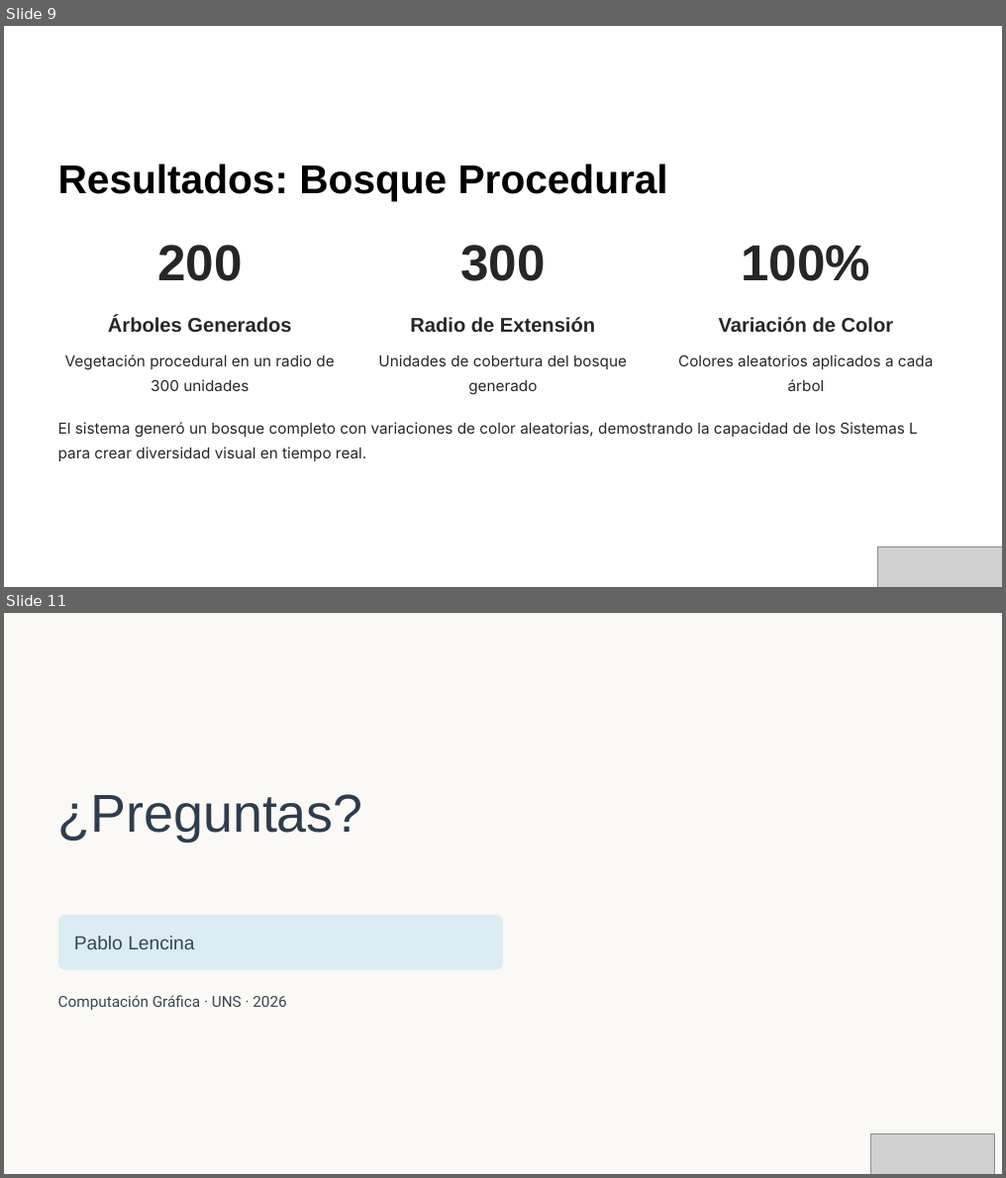
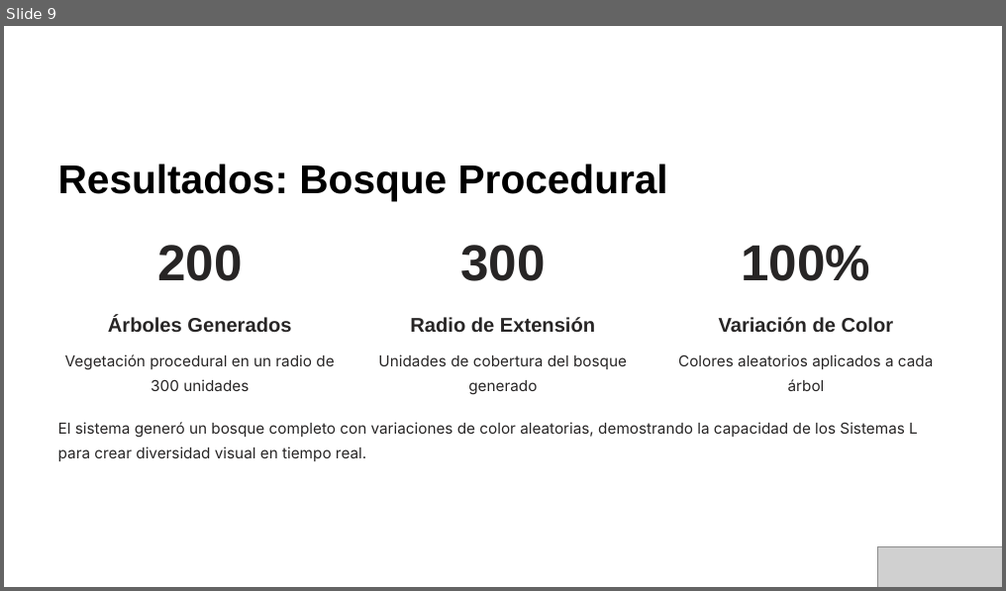
Before and after one commit to computacion-grafica-uns/proyecto-1-proyecto1-2026_lencina_pereda, a slide deck: Sistemas L.pptx. Shown one above the other, each under a label of ours: slides 9 and 11 before the commit, slide 9 after it; the slides between them are not shown. The pictures are 1006x1178 and 1006x591 pixels, drawn with LibreOffice and Linux fonts; fonts in the diff are those of the drawing; grey boxes stand for pictures; background and template pictures are left out. Boxes give left, top, right and bottom in pixels: in the first picture for what was removed or moved away, otherwise in the second. Text is boxed around its words. In the diff, an @@ line names an element or a change of style, - is before the commit and + after.

```diff
--- a/Sistemas L.pptx
+++ b/Sistemas L.pptx
@@ slide 11 removed at [4, 613, 1002, 1174], background #FFFFFF @@
@@ rectangle removed at [4, 613, 1002, 1174] @@
@@ text removed at [58, 794, 363, 842] @@
-¿Preguntas?
@@ rounded rectangle removed at [58, 915, 503, 969] @@
@@ text removed at [74, 936, 194, 950] @@
-Pablo Lencina
@@ text removed at [58, 995, 286, 1010] @@
-Computación Gráfica · UNS · 2026
@@ picture removed at [870, 1134, 994, 1174] @@
```
Also in this commit, not shown: 2 slides changed, 9 other files.
